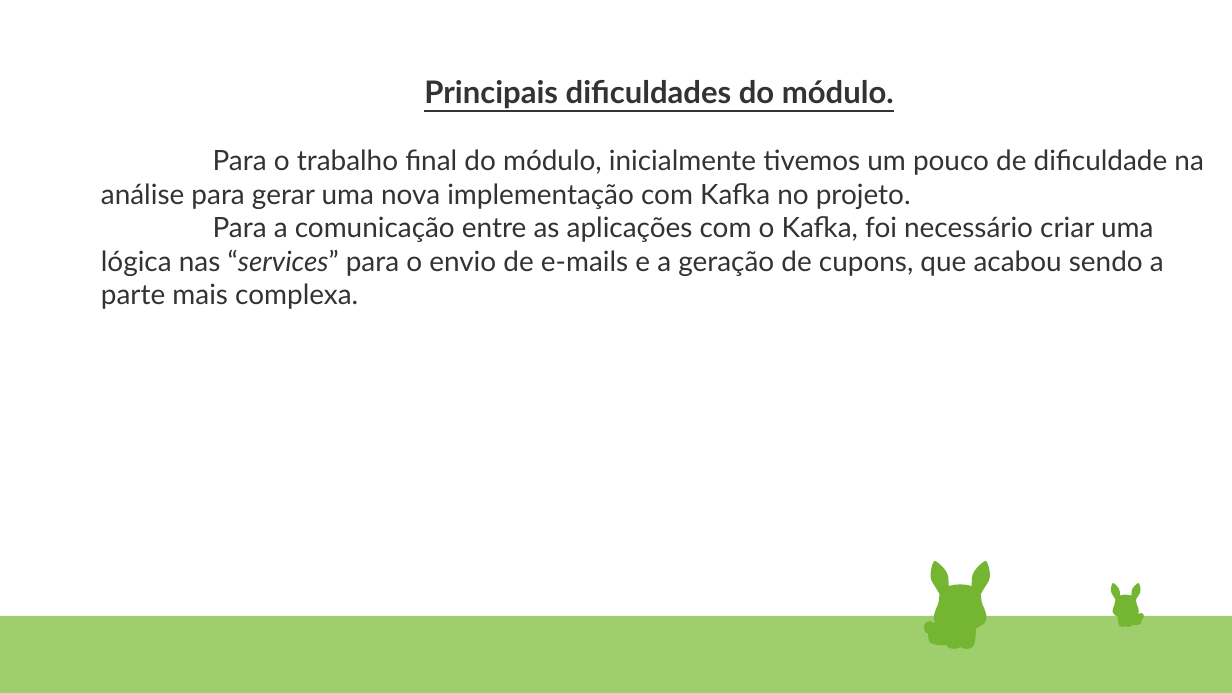
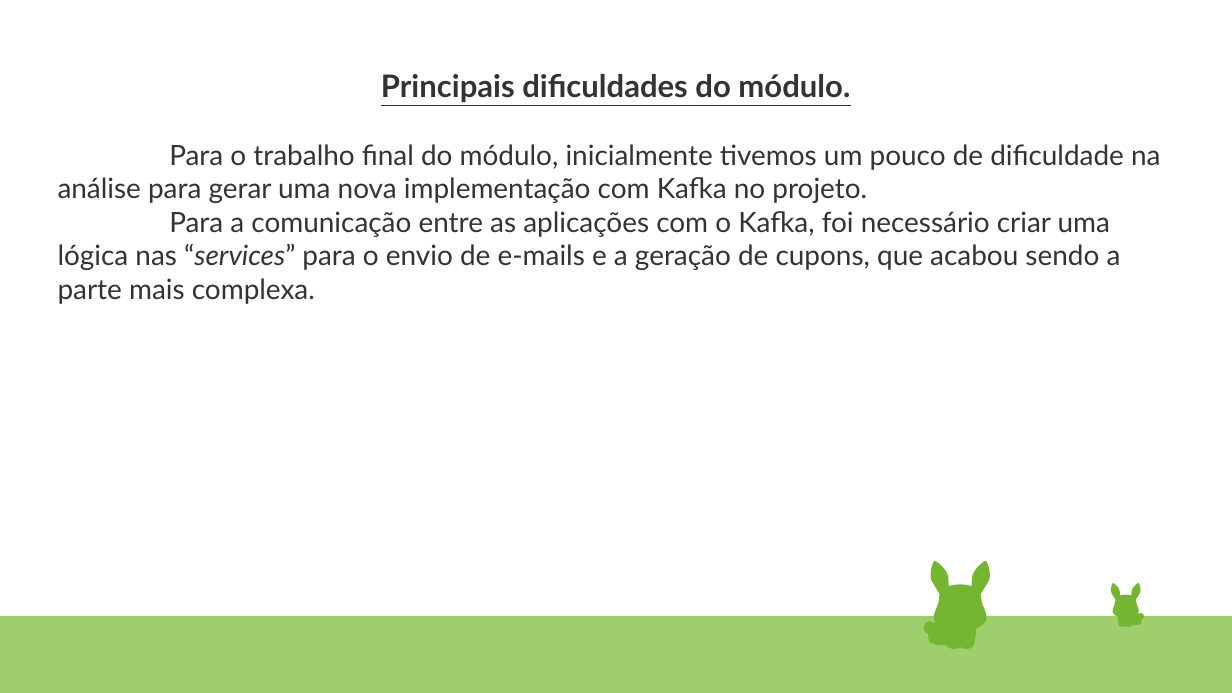
Before and after one commit to Felipe-Noguez/trabalho-final-spring, a slide deck: slide 8 of Apresentacao Pokestore - Kafka.pptx. Drawn at 1232x693 pixels with LibreOffice and Linux fonts; fonts in the diff are those of the drawing. Boxes give left, top, right and bottom in pixels: in the first picture for what was removed or moved away, otherwise in the second. Text is boxed around its words. In the diff, an @@ line names an element or a change of style, - is before the commit and + after.

Commit message:
Adicionando Slides do projeto

```diff
--- a/Apresentacao Pokestore - Kafka.pptx
+++ b/Apresentacao Pokestore - Kafka.pptx
@@ text "Principais dificuldades do módulo.": place and size @@
-text "Principais dificuldades do módulo." at <box>101,80,1203,309</box>
+text "Principais dificuldades do módulo." at <box>58,74,1160,304</box>
```
Also in this commit, not shown: 5 other slides changed.
